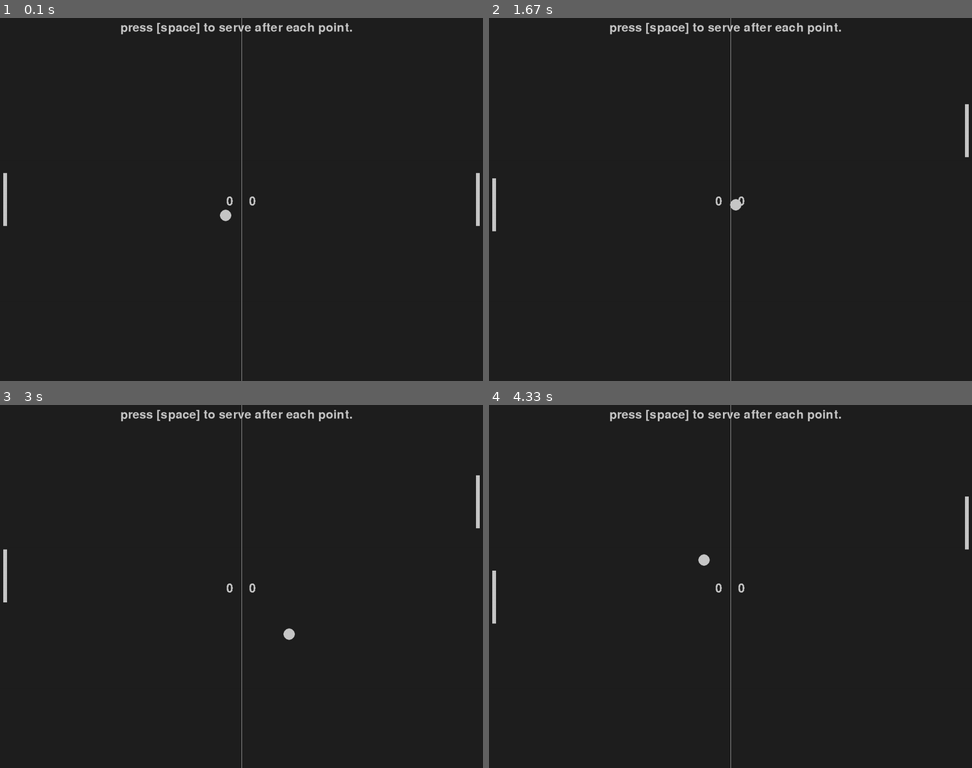
Above: before the commit, frames 1-4 (two rows, left to right).
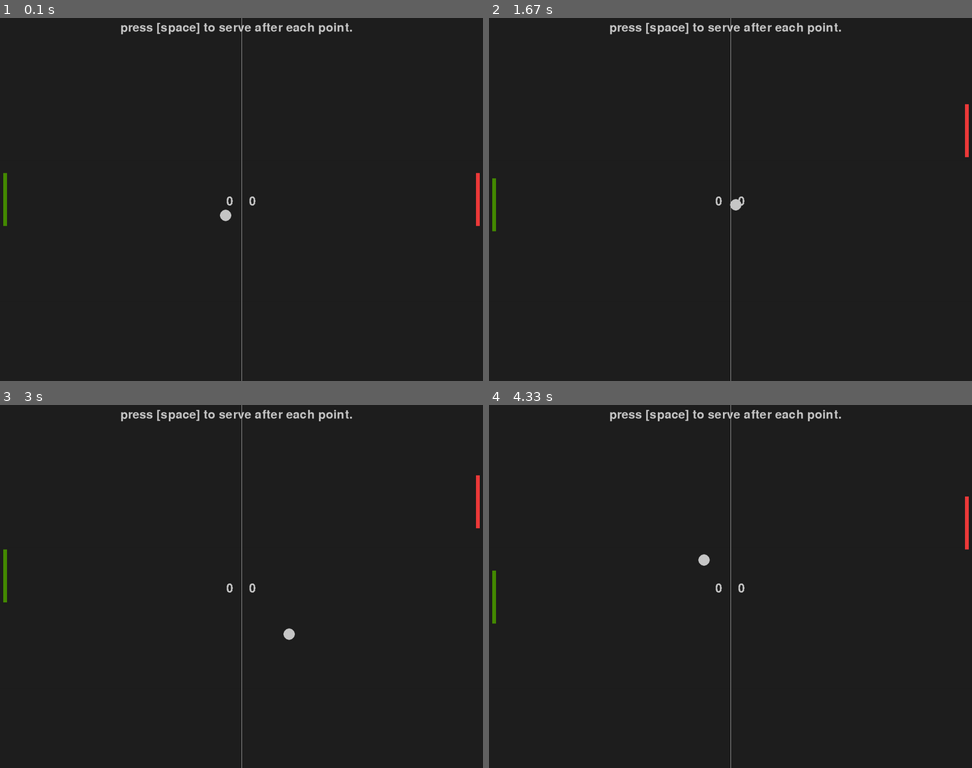
Above: after the commit, the same moments.

Repository: HeyItsBlinded/pygame-tutorial
Game: pygame game, started from main.py
The game is run twice, just before and just after one commit, with the same random seed, the same clock (stepped at 60 frames per second) and the same inputs.
Inputs:
- Up to frame 1 (0.1 s): no input
- Up to frame 2 (1.67 s): hold Up 0.33-0.8 s; hold Down 0.83-1.13 s; hold S 0.83-1.13 s; tap Space at 0.9, 1.23, 1.63 s; hold Up 1.17-1.53 s; hold W 1.17-1.53 s; hold Down from 1.57 s (still down); hold S from 1.57 s (still down)
- Up to frame 3 (3 s): release Down at 1.93 s; release S at 1.93 s; hold Up 1.97-2.27 s; hold W 1.97-2.27 s; tap Space at 2.03, 2.37, 2.7 s; hold Down 2.3-2.6 s; hold S 2.3-2.6 s; hold Up from 2.63 s (still down); hold W from 2.63 s (still down)
- Up to frame 4 (4.33 s): release Up at 3 s; release W at 3 s; hold Down 3.03-3.4 s; hold S 3.03-3.4 s; tap Space at 3.1, 3.5, 3.83, 4.17 s; hold Up 3.43-3.73 s; hold W 3.43-3.73 s; hold Down 3.77-4.07 s; hold S 3.77-4.07 s; hold Up from 4.1 s (still down); hold W from 4.1 s (still down)

The runs differ from the first frame. In frame 1, 0.2% of the frame differs, in the area x 0-100%, y 42-58%; in frame 2, 0.2%; in frame 3, 0.2%, in the area x 0-100%, y 19-55%; in frame 4, 0.2%.

Commit message:
player colors changed

Diff:
--- a/main.py
+++ b/main.py
@@ -145,8 +145,8 @@
 
     # visuals !!
     screen.fill(bg_color)
-    pygame.draw.rect(screen, light_grey, player1)
-    pygame.draw.rect(screen, light_grey, player2)
+    pygame.draw.rect(screen, 'brown2', player1)
+    pygame.draw.rect(screen, 'chartreuse4', player2)
     pygame.draw.ellipse(screen, light_grey, ball)
     pygame.draw.aaline(screen, light_grey, (scr_width/2, 0), (scr_width/2, scr_height))
 
Not shown, changed: README.md
